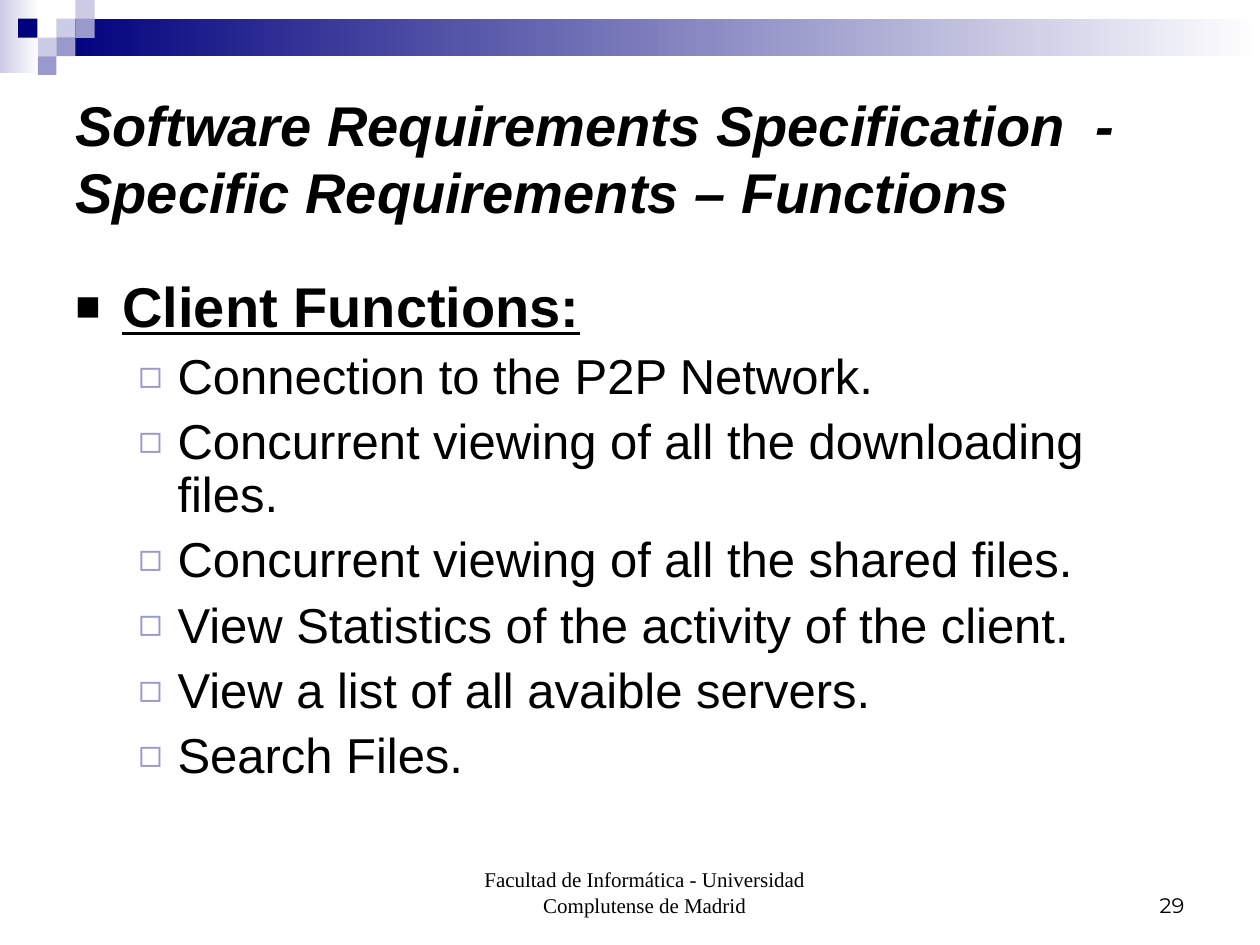
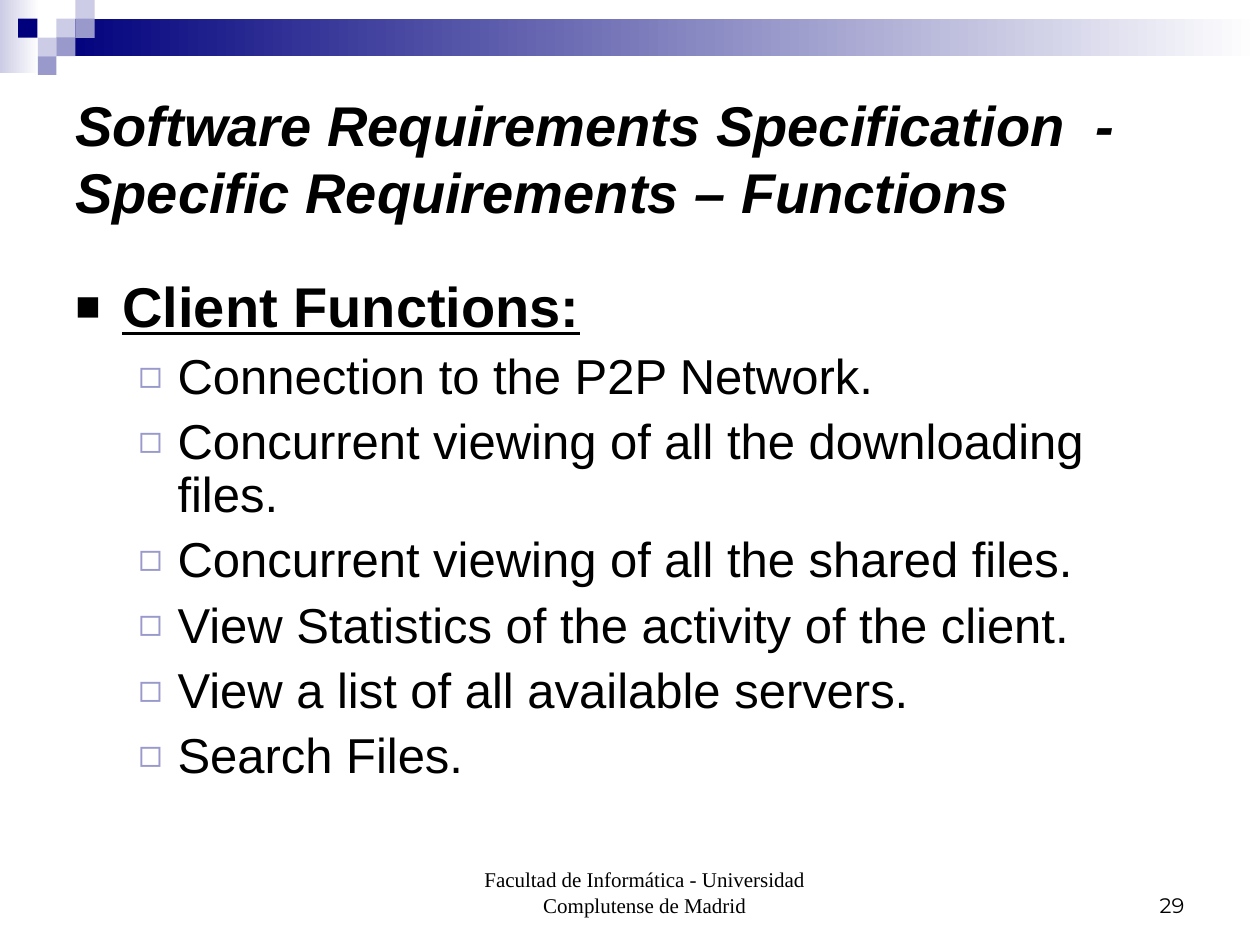
Before and after one commit to munsuri/egorilla, a slide deck: slide 29 of doc/PresentacionIS.ppt. Drawn at 1260x945 pixels with LibreOffice and Linux fonts; fonts in the diff are those of the drawing. Boxes give left, top, right and bottom in pixels: in the first picture for what was removed or moved away, otherwise in the second. Text is boxed around its words. In the diff, an @@ line names an element or a change of style, - is before the commit and + after.

```diff
--- a/doc/PresentacionIS.ppt
+++ b/doc/PresentacionIS.ppt
@@ text at [178,672,908,709]: text changed @@
-  ◻ View a list of all avaible servers.
+  ◻ View a list of all available servers.
```
Also in this commit, not shown: 5 slides added.
